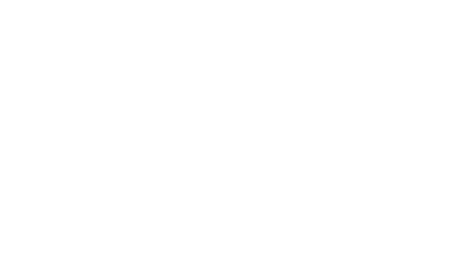
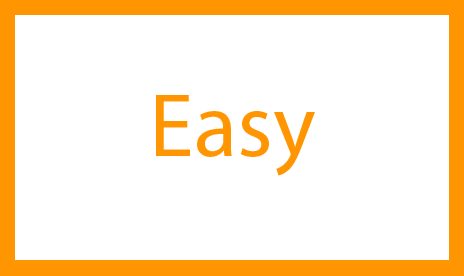
Layers edited between the first and the second 464×276 image:
painted on "Easy" over (156, 95, 315, 176)
painted on "Layer 1" over (0, 0, 464, 276)
